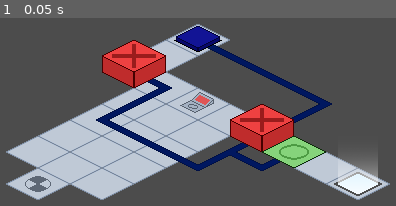
Above: before the commit, frame 1.
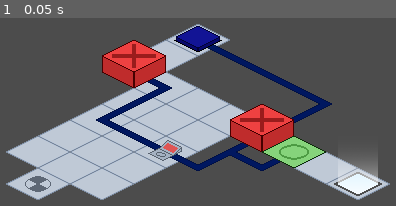
Above: after the commit, the same moment.

Repository: kdreese/gmtk-2022
Game: Godot game, scene res://src/levels/SomeKindaToggleLevel.tscn
The game is run twice, just before and just after one commit, with the same random seed, the same clock (stepped at 60 frames per second) and the same inputs. This scene is started directly instead of the project's main scene.
Inputs:
- Up to frame 1 (0.05 s): no input

The runs differ from the first frame. In frame 1, 1.0% of the frame differs, in the area x 37-55%, y 39-77%.

Commit message:
Gates magically update z index

Diff:
--- a/src/levels/ButtonIntroLevel.gd
+++ b/src/levels/ButtonIntroLevel.gd
@@ -11,10 +11,6 @@
 ]
 
 
-func handle_player_move():
-	$Gate.update_z_index(get_node("Player").grid_coords)
-
-
 func _on_LevelButton_button_pressed() -> void:
 	$Gate.open()
 	invert_wires(tiles)
--- a/src/levels/ButtonJailLevel.gd
+++ b/src/levels/ButtonJailLevel.gd
@@ -1,4 +1,5 @@
 extends Level
+
 
 var toggle_wires := [
 	Vector2(12, 3),
--- a/src/levels/ButtonTestLevel.gd
+++ b/src/levels/ButtonTestLevel.gd
@@ -4,11 +4,6 @@
 var button1_wires := [Vector2(10, 2), Vector2(10, 3)]
 var button2_wires := [Vector2(12, 2), Vector2(12, 3)]
 var button3_wires := [Vector2(14, 2), Vector2(14, 3)]
-
-
-func handle_player_move():
-	for gate in [$Gate, $Gate2, $Gate3, $Gate4, $Gate5]:
-		gate.update_z_index(get_node("Player").grid_coords)
 
 
 func _on_LevelButton_button_pressed() -> void:
--- a/src/levels/Level.gd
+++ b/src/levels/Level.gd
@@ -1,5 +1,6 @@
 class_name Level
 extends Node2D
+
 
 enum {
 	X_ON = 0,
@@ -20,8 +21,10 @@
 	ELBOW_DOWN_ON
 }
 
-func handle_player_move():
-	pass
+
+func handle_player_move(grid_coords: Vector2) -> void:
+	for gate in get_tree().get_nodes_in_group("Gates"):
+		gate.update_z_index(grid_coords)
 
 
 func invert_wire(grid_coords: Vector2, on_bottom: bool = true) -> void:
--- a/src/levels/SomeKindaToggleLevel.gd
+++ b/src/levels/SomeKindaToggleLevel.gd
@@ -27,11 +27,6 @@
 	$Gate2.open()
 
 
-func handle_player_move() -> void:
-	for gate in [$Gate, $Gate2, $Gate3]:
-		gate.update_z_index(get_node("Player").grid_coords)
-
-
 func _on_Toggle_toggled() -> void:
 	$Gate.toggle()
 	$Gate2.toggle()
--- a/src/levels/SomeKindaToggleLevel.tscn
+++ b/src/levels/SomeKindaToggleLevel.tscn
@@ -38,7 +38,7 @@
 position = Vector2( 288, 152 )
 
 [node name="Toggle" parent="." instance=ExtResource( 6 )]
-position = Vector2( 352, 192 )
+position = Vector2( 320, 240 )
 
 [node name="LevelButton" parent="." instance=ExtResource( 7 )]
 position = Vector2( 352, 128 )
--- a/src/levels/TestLevel.gd
+++ b/src/levels/TestLevel.gd
@@ -15,11 +15,6 @@
 	$Gate2.open()
 
 
-func handle_player_move():
-	for gate in [$Gate, $Gate2]:
-		gate.update_z_index(get_node("Player").grid_coords)
-
-
 func _on_LevelButton_button_pressed() -> void:
 	$Gate.open()
 	$Gate2.close()
--- a/src/levels/TwoPathsLevel.gd
+++ b/src/levels/TwoPathsLevel.gd
@@ -40,11 +40,6 @@
 	$Gate4.open()
 
 
-func handle_player_move() -> void:
-	for gate in [$Gate, $Gate2, $Gate3, $Gate4]:
-		gate.update_z_index(get_node("Player").grid_coords)
-
-
 func _on_LevelButton_button_pressed() -> void:
 	$Gate3.open()
 	invert_wires_3(button1_wires)
--- a/src/objects/Gate.tscn
+++ b/src/objects/Gate.tscn
@@ -17,7 +17,7 @@
 "speed": 5.0
 } ]
 
-[node name="Gate" type="Node2D"]
+[node name="Gate" type="Node2D" groups=["Gates"]]
 z_index = 1
 script = ExtResource( 3 )
 
--- a/src/objects/Player.gd
+++ b/src/objects/Player.gd
@@ -113,7 +113,7 @@
 	var new_coords := grid_coords + offset
 	if is_movable(new_coords):
 		grid_coords = new_coords
-		emit_signal("player_moved")
+		emit_signal("player_moved", grid_coords)
 		return true
 	return false
 
--- a/src/states/Game.gd
+++ b/src/states/Game.gd
@@ -51,10 +51,10 @@
 	update_move_counter()
 
 
-func _on_player_move():
+func _on_player_move(grid_coords: Vector2):
 	moves += 1
 	update_move_counter()
-	level.handle_player_move()
+	level.handle_player_move(grid_coords)
 
 
 func _on_LevelEnd_exit_reached_success(next_level_path: String):
